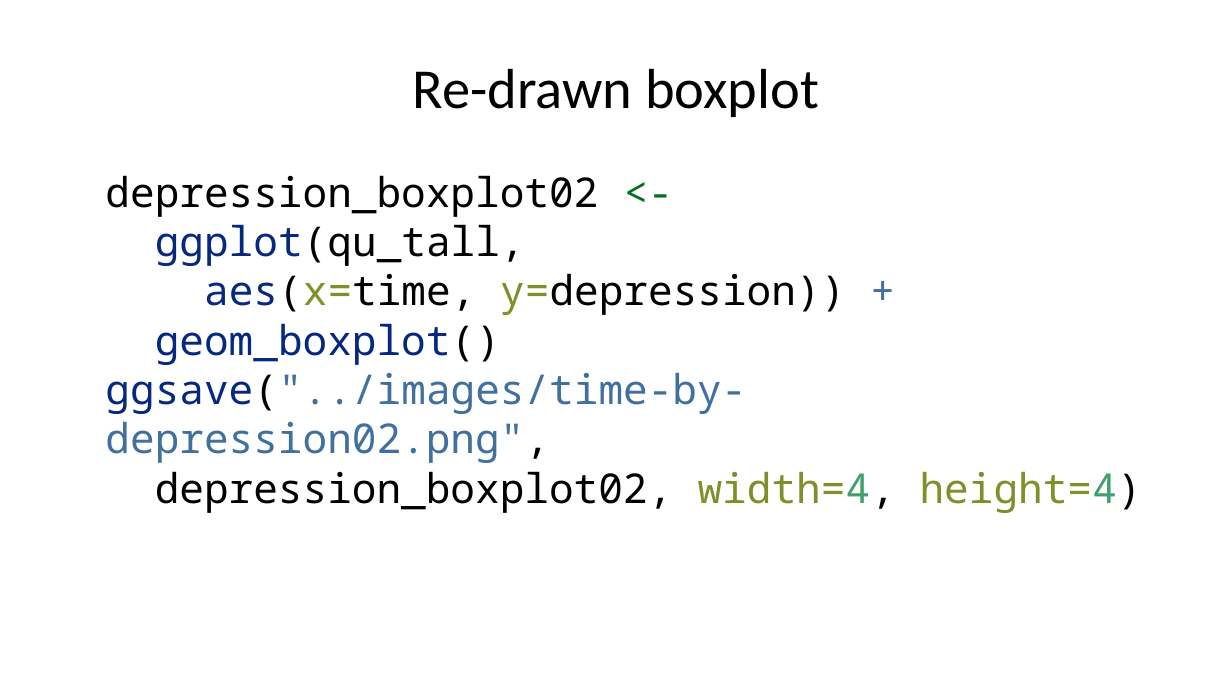
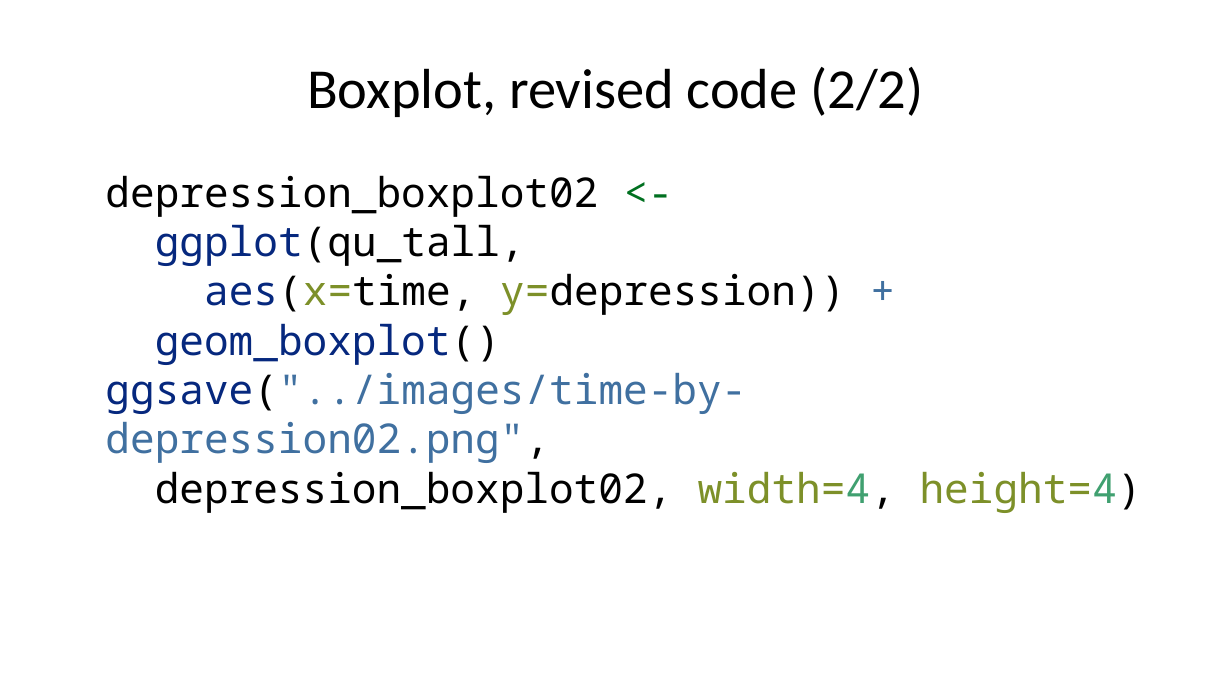
Before and after one commit to pmean/classes, a slide deck: slide 30 of introduction-to-r/results/v06-slides-and-speaker-notes.pptx. Drawn at 1232x693 pixels with LibreOffice and Linux fonts; fonts in the diff are those of the drawing. Boxes give left, top, right and bottom in pixels: in the first picture for what was removed or moved away, otherwise in the second. Text is boxed around its words. In the diff, an @@ line names an element or a change of style, - is before the commit and + after.

```diff
--- a/introduction-to-r/results/v06-slides-and-speaker-notes.pptx
+++ b/introduction-to-r/results/v06-slides-and-speaker-notes.pptx
@@ title at [307, 67, 923, 117]: text changed @@
-Re-drawn boxplot
+Boxplot, revised code (2/2)
```
Also in this commit, not shown: 15 other slides changed, 2 slides added, 5 other files.
